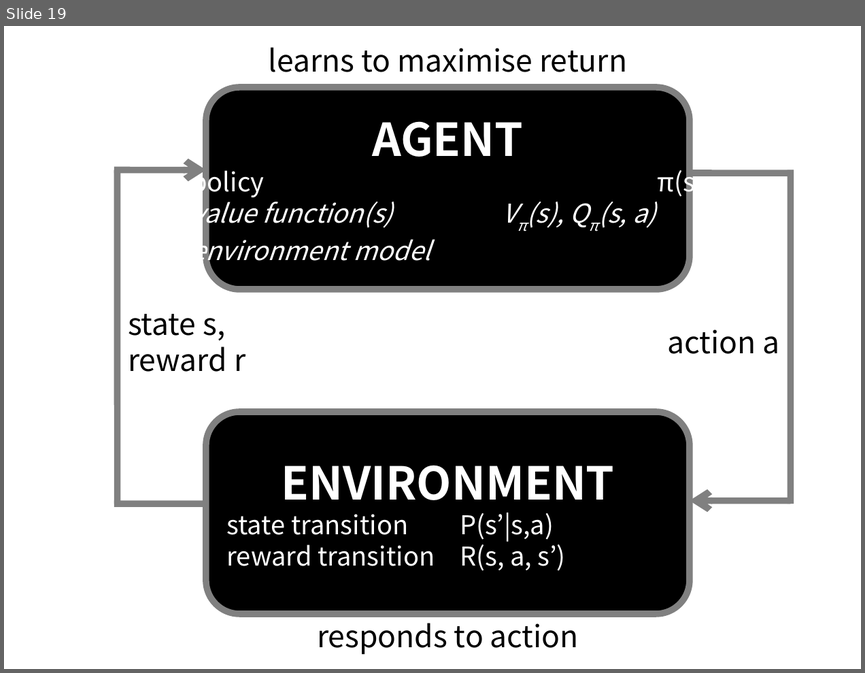
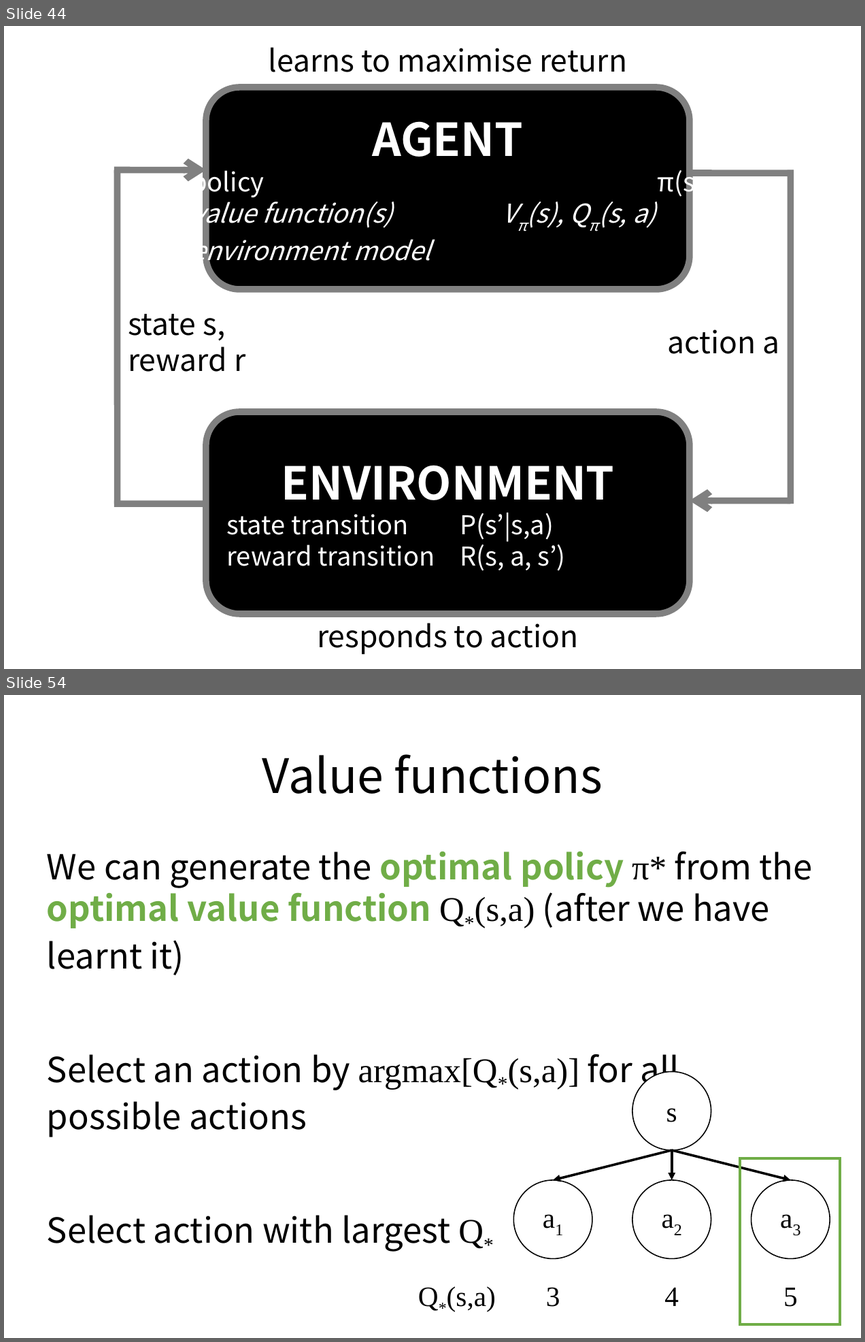
Before and after one commit to ADGEfficiency/dsr-rl, a slide deck: RL_course_v2_DRAFT.pptx. Shown one above the other, each under a label of ours: slide 19 before the commit, slides 44 and 54 after it; the slides between them are not shown. The pictures are 865x673 and 865x1342 pixels, drawn with LibreOffice and Linux fonts; fonts in the diff are those of the drawing. Boxes give left, top, right and bottom in pixels: in the first picture for what was removed or moved away, otherwise in the second. Text is boxed around its words. In the diff, an @@ line names an element or a change of style, - is before the commit and + after.

Commit message:
added Li (2017).  value function methods 90% complete in V2_DRAFT

```diff
--- a/RL_course_v2_DRAFT.pptx
+++ b/RL_course_v2_DRAFT.pptx
@@ slide 54 added at [4, 695, 861, 1338], background #FFFFFF @@
@@ title added at [262, 754, 602, 794], 44 pt, text #000000 @@
+Value functions
@@ text added at [47, 851, 813, 1251], 32 pt, text #000000 @@
+We can generate the optimal policy π* from the optimal value function Q*(s,a) (after we have learnt it)
+Select an action by argmax[Q*(s,a)] for all possible actions
+Select action with largest Q*
@@ ellipse added at [632, 1071, 711, 1150], fill #FFFFFF, outline #000000 1 pt, 26 pt, text #000000 @@
+s
@@ arrow added from (672, 1150) to (553, 1180), #000000 2.25 pt @@
@@ arrow added from (672, 1150) to (791, 1180), #000000 2.25 pt @@
@@ arrow added from (672, 1150) to (672, 1180), #000000 2.25 pt @@
@@ rectangle added at [740, 1158, 840, 1325], outline #70AD47 2.5 pt @@
@@ ellipse added at [514, 1180, 593, 1259], fill #FFFFFF, outline #000000 1 pt, 26 pt, text #000000 @@
+a1
@@ ellipse added at [632, 1180, 711, 1259], fill #FFFFFF, outline #000000 1 pt, 26 pt, text #000000 @@
+a2
@@ ellipse added at [751, 1180, 830, 1259], fill #FFFFFF, outline #000000 1 pt, 26 pt, text #000000 @@
+a3
@@ text added at [418, 1286, 496, 1312], 26 pt, text #000000 @@
+Q*(s,a)
@@ text added at [546, 1287, 560, 1306], 26 pt, text #000000 @@
+3
@@ text added at [664, 1287, 679, 1306], 26 pt, text #000000 @@
+4
@@ text added at [783, 1287, 798, 1306], 26 pt, text #000000 @@
+5
@@ what was slide 19 is now slide 44 @@
```
Also in this commit, not shown: 12 slides changed, 59 other slides added, 1 slide removed, 2 other files.
